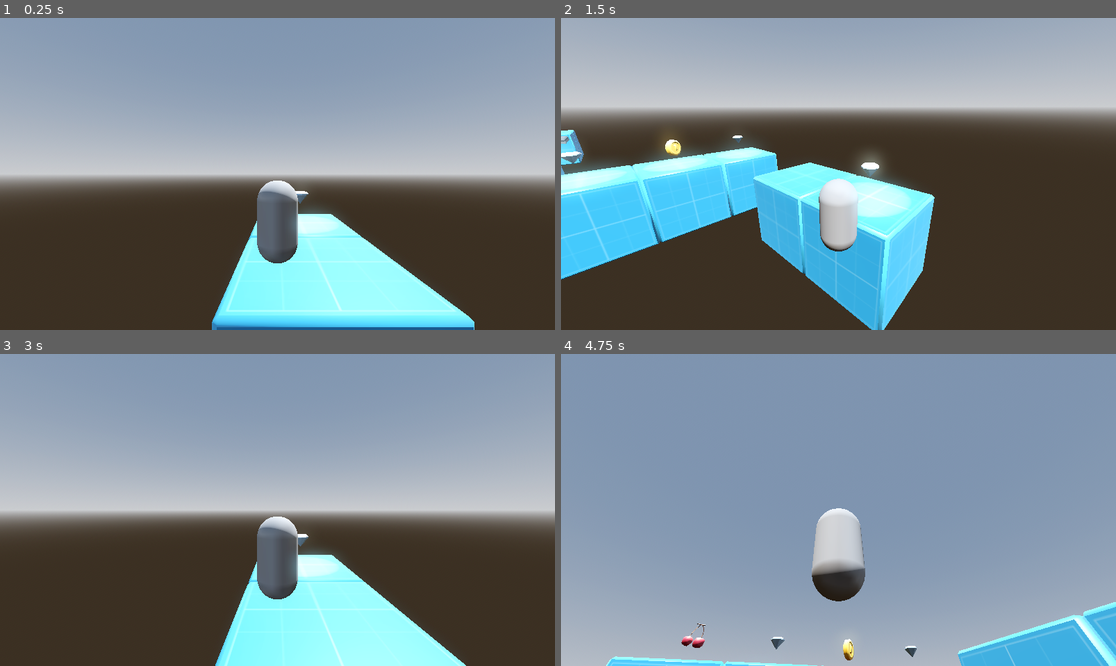
Above: before the commit, frames 1-4 (two rows, left to right).
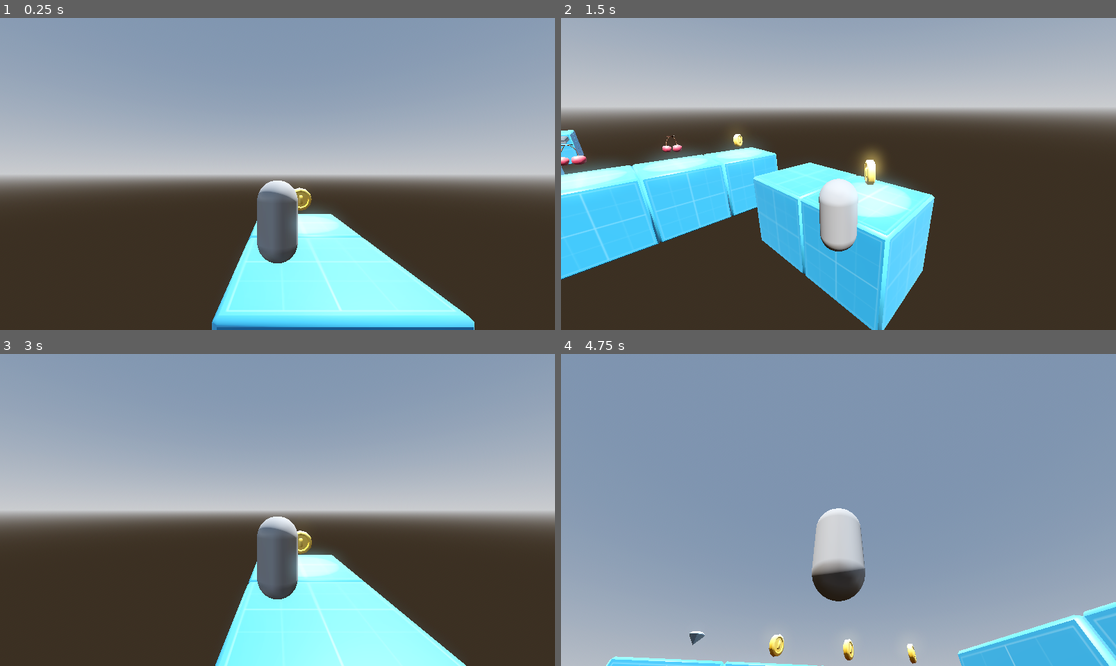
Above: after the commit, the same moments.

Repository: AbsoluteZer0527/My-first-3D-Godot-game
Game: Godot game, scene res://Scenes/game_scene.tscn
The game is run twice, just before and just after one commit, with the same random seed, the same clock (stepped at 60 frames per second) and the same inputs.
Inputs (mouse positions are in pixels of both pictures, inside the frame that each line leads up to):
- Up to frame 1 (0.25 s): no input
- Up to frame 2 (1.5 s): tap Enter (ui_accept) at 0.5, 0.77 s; move the mouse to (866, 174) at 0.52 s; hold W (forward) 0.53-1.28 s; tap Tab at 0.6, 1.35 s; move the mouse to (727, 189) at 1.27 s; hold S (backward) from 1.28 s (still down)
- Up to frame 3 (3 s): tap Enter (ui_accept) at 1.52, 2.75 s; move the mouse to (288, 503) at 2.02 s; release S (backward) at 2.03 s; hold W (forward) from 2.03 s (still down); tap Tab at 2.1, 2.85 s; move the mouse to (249, 572) at 2.77 s
- Up to frame 4 (4.75 s): tap Enter (ui_accept) at 3.02, 3.77, 4.25, 4.52 s; move the mouse to (877, 513) at 3.52 s; tap Tab at 3.6, 4.35 s; move the mouse to (672, 463) at 4.27 s; release W (forward) at 4.28 s; hold A (left) from 4.28 s (still down)

The runs differ from the first frame. In frame 1, 0.2% of the frame differs, in the area x 53-57%, y 54-62%; in frame 2, 0.7%, in the area x 0-58%, y 37-54%; in frame 3, 0.2%; in frame 4, 0.4%.

Commit message:
generating random collectables

Diff:
--- a/First-3D/new-game-project/Scripts/collectable.gd
+++ b/First-3D/new-game-project/Scripts/collectable.gd
@@ -17,6 +17,7 @@
 func _ready() -> void:
 	original_y = position.y
 
+	type = randi_range(0, 2)
 	var model: PackedScene
 	match type:
 		CollectibleType.DIAMOND:
